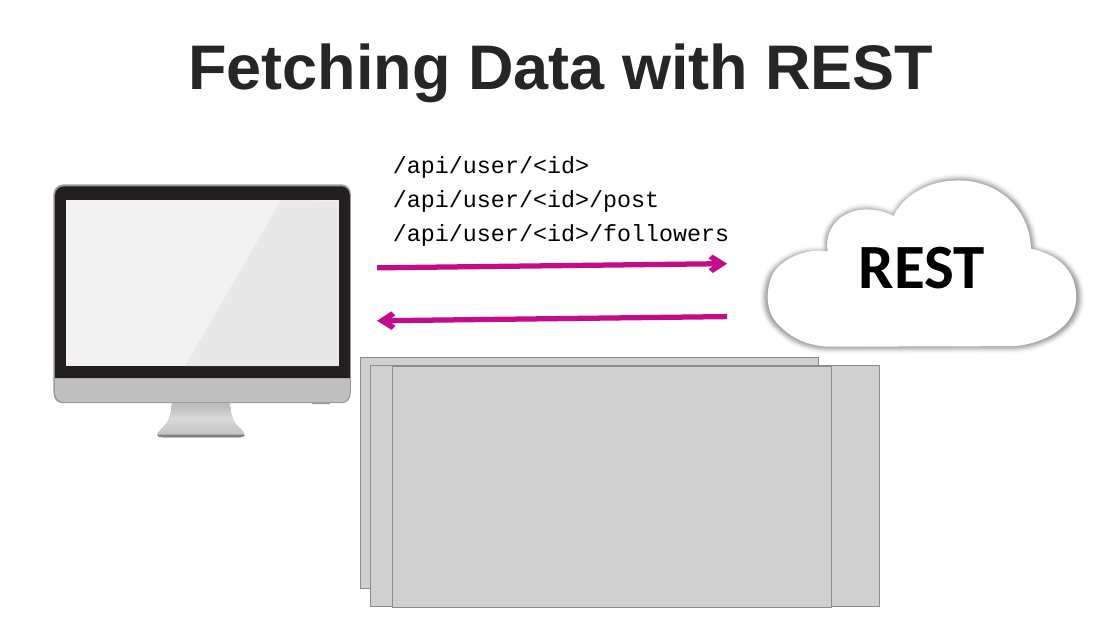
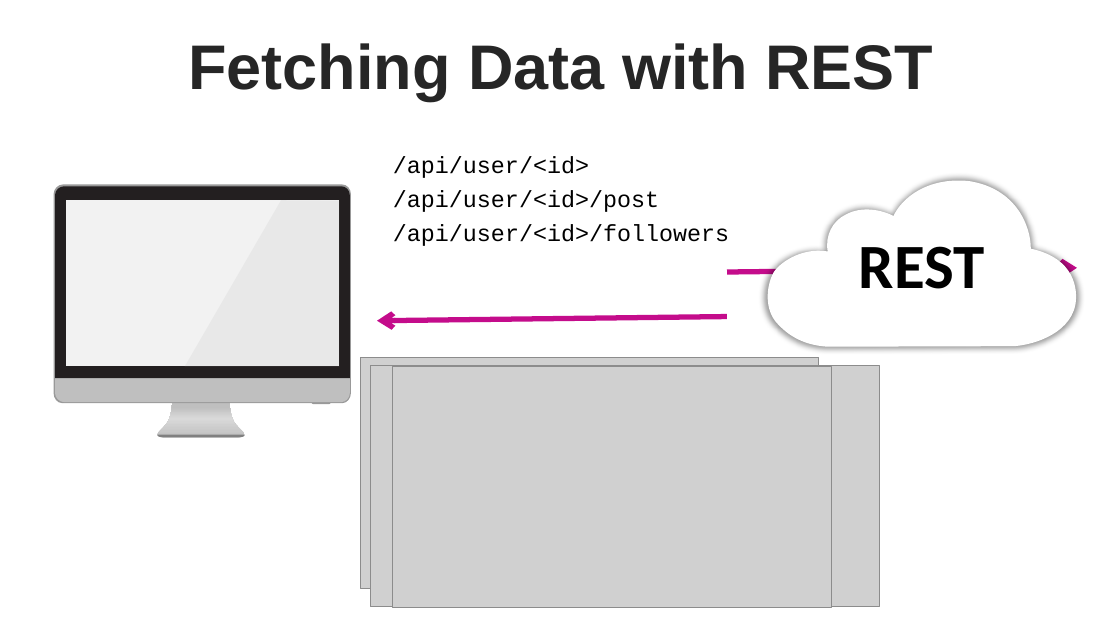
Before and after one commit to thanhlongvl/sportdemo, a slide deck: slide 8 of thuyettrinhgfinal_1.pptx. Drawn at 1120x630 pixels with LibreOffice and Linux fonts; fonts in the diff are those of the drawing; grey boxes stand for pictures. Boxes give left, top, right and bottom in pixels: in the first picture for what was removed or moved away, otherwise in the second. Text is boxed around its words. In the diff, an @@ line names an element or a change of style, - is before the commit and + after.

```diff
--- a/thuyettrinhgfinal_1.pptx
+++ b/thuyettrinhgfinal_1.pptx
@@ freeform shape "REST" at box(768, 181, 1076, 347): outline redrawn @@
@@ freeform shape removed at box(377, 264, 728, 268) @@
@@ freeform shape added at box(728, 268, 1078, 272), outline #C40C8B 4.51 pt @@
```
Also in this commit, not shown: 24 other slides changed, 1 slide added.
